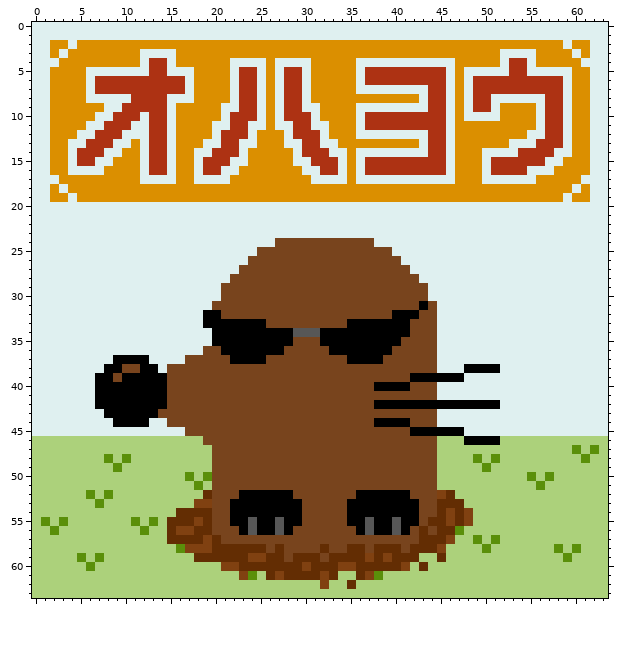
Two states of a pixel-art sprite, src/2024/mole.png. This is how it looked before the edit.
The file is 64x64 pixels.
New version:
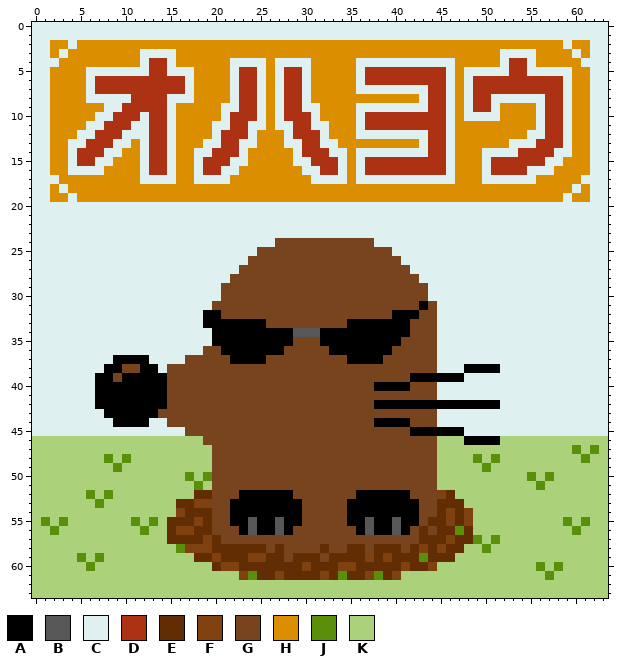
Palette (. is transparent): A #000000  B #575757  C #dff0f0  D #ad3213  E #632d03  F #804111  G #78441d  H #db8f00  J #5a8f0a  K #acd17b
What changed:
@@ x 0..63 @@
 51 KKKKKKKKKKKKKKKKKKJKGGGGGGGGGGGGGGGGGGGGGGGGGKKKKKKKKKKKJKKKKKKK
-52 KKKKKKJKJKKKKKKKKKKEGGGAAAAAAGGGGGGGAAAAAAGGGFEKKKKKKKKKKKKKKKKK
-53 KKKKKKKJKKKKKKKKKKFFGGAAAAAAAAGGGGGAAAAAAAAGGEEEKKKKKKKKKKKKKKKK
-54 KKKKKKKKKKKKKKKKEEEEGGAAAAAAAAGGGGGAAAAAAAAGGEFEFKKKKKKKKKKKKKKK
-55 KJKJKKKKKKKJKJKEEEFEGGAABAABAAGGGGGAABAABAAGEEFEFKKKKKKKKKKKKKKK
-56 KKJKKKKKKKKKJKKEFFEEGGGABAABAGGGGGGGABAABAGEGEEJKKKKKKKKKKKKKKKK
-57 KKKKKKKKKKKKKKKEEEEFEGGGGGGGGGGGGGGGGGGGGGGEEEFKKJKJKKKKKKKKKKKK
-58 KKKKKKKKKKKKKKKKJFFFEEEEEEGEGGGGEGGEEGEEEGEEEFKKKKJKKKKKKKJKJKKK
-59 KKKKKJKJKKKKKKKKKKEEEEEEFFEEGEEEGEEEEFEFEEEKKEKKKKKKKKKKKKKJKKKK
-60 KKKKKKJKKKKKKKKKKKKKKFFEEEEEEEFEEEFFEEEEEFKEKKKKKKKKKKKKKKKKKKKK
-61 KKKKKKKKKKKKKKKKKKKKKKKFJKEFEEEEFEKKEFJKKKKKKKKKKKKKKKKKKKKKKKKK
-62 KKKKKKKKKKKKKKKKKKKKKKKKKKKKKKKKFKKEKKKKKKKKKKKKKKKKKKKKKKKKKKKK
+52 KKKKKKJKJKKKKKKKKKEEGGGAAAAAAGGGGGGGAAAAAAGGGFEKKKKKKKKKKKKKKKKK
+53 KKKKKKKJKKKKKKKKEEFFGGAAAAAAAAGGGGGAAAAAAAAGGEEEKKKKKKKKKKKKKKKK
+54 KKKKKKKKKKKKKKKKFEEEGGAAAAAAAAGGGGGAAAAAAAAGGEFEFKKKKKKKKKKKKKKK
+55 KJKJKKKKKKKJKJKEEEFEGGAABAABAAGGGGGAABAABAAGEEFEFKKKKKKKKKKJKJKK
+56 KKJKKKKKKKKKJKKEFFEEGGGABAABAGGGGGGGABAABAGEGEEJEKKKKKKKKKKKJKKK
+57 KKKKKKKKKKKKKKKEEEEFEGGGGGGGGGGGGGGGGGGGGGGEEEFEEJKJKKKKKKKKKKKK
+58 KKKKKKKKKKKKKKKKJFFFEEEEEEGEGGGGEGGEEGEEEGEFEFEEKKJKKKKKKKKKKKKK
+59 KKKKKJKJKKKKKKKKKKEEFEEEFFEEGEEEGEEEEFEFEEEJEEEKKKKKKKKKKKKKKKKK
+60 KKKKKKJKKKKKKKKKKKKKEFFEEEEEEEFEEEFFEEEEEFEEFKKKKKKKKKKKJKJKKKKK
+61 KKKKKKKKKKKKKKKKKKKKKKKFJEEFEEEEFEJEEFJEFKKKKKKKKKKKKKKKKJKKKKKK
+62 KKKKKKKKKKKKKKKKKKKKKKKKKKKKKKKKKKKKKKKKKKKKKKKKKKKKKKKKKKKKKKKK
 63 KKKKKKKKKKKKKKKKKKKKKKKKKKKKKKKKKKKKKKKKKKKKKKKKKKKKKKKKKKKKKKKK
Changed places in both pictures, as pixel boxes (x1, y1, x2, y2):
changed: (176, 490, 221, 571)
changed: (536, 517, 590, 580)
changed: (383, 526, 473, 580)
changed: (257, 571, 266, 580)
changed: (320, 571, 356, 589)
